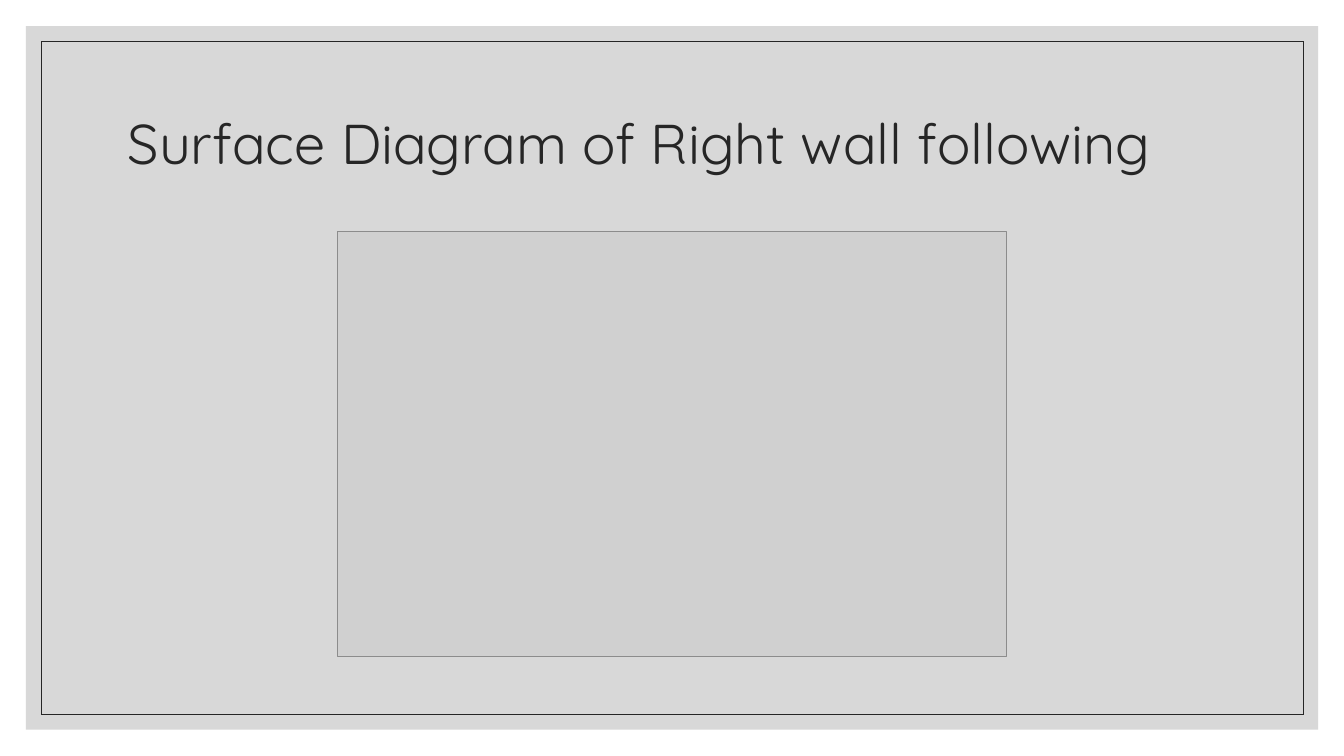
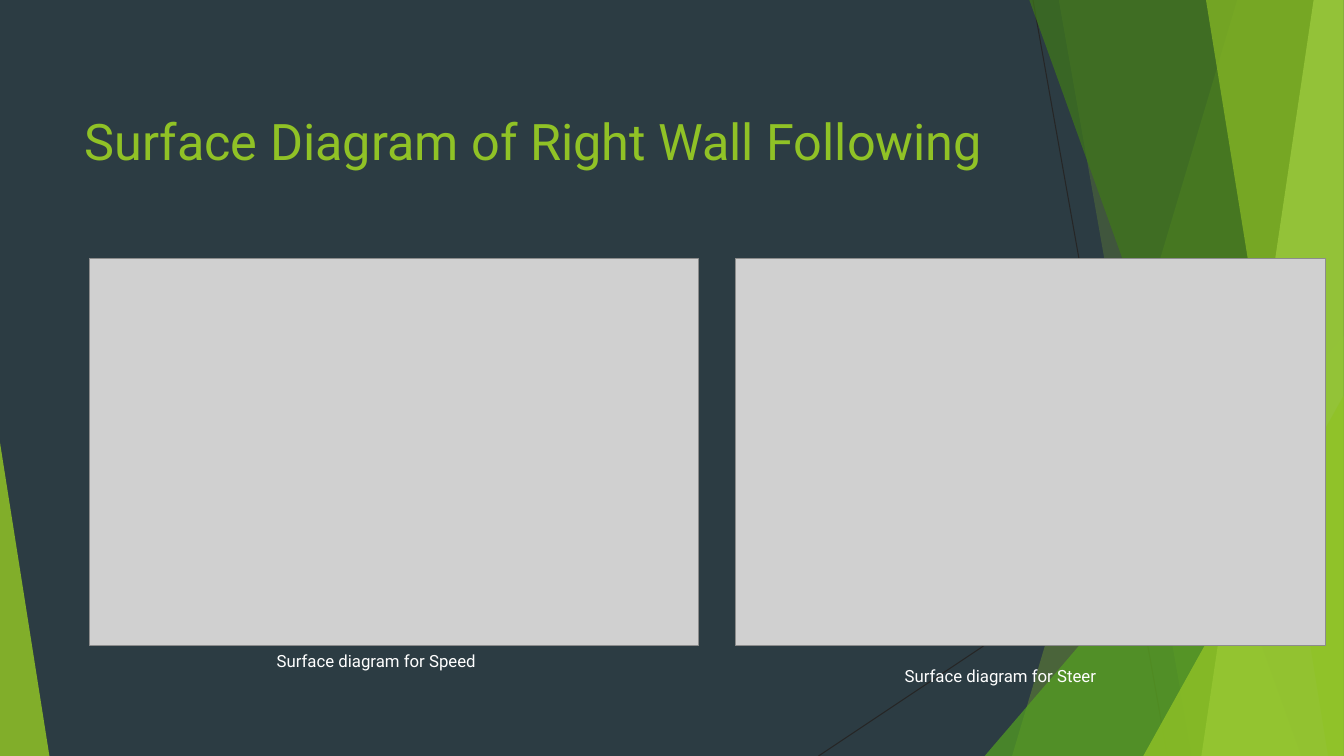
Before and after one commit to kunalgaurav18/FuzzyLogic, a slide deck: slide 9 of Intelligent Systems.pptx. Drawn at 1344x756 pixels with LibreOffice and Linux fonts; fonts in the diff are those of the drawing; grey boxes stand for pictures. Boxes give left, top, right and bottom in pixels: in the first picture for what was removed or moved away, otherwise in the second. Text is boxed around its words. In the diff, an @@ line names an element or a change of style, - is before the commit and + after.

```diff
--- a/Intelligent Systems.pptx
+++ b/Intelligent Systems.pptx
@@ background #FFFFFF to #2C3C43 @@
@@ rectangle removed at (26, 26, 1319, 730) @@
@@ rectangle removed at (41, 41, 1304, 715) @@
@@ title at (85, 122, 983, 171): text changed; size 40 to 36 pt; font Quicksand to Roboto; text colour #262626 to #90C226 @@
-Surface Diagram of Right wall following
+Surface Diagram of Right Wall Following
@@ picture: place and size @@
-picture at (338, 232, 1006, 656)
+picture at (90, 259, 699, 645)
@@ picture added at (736, 259, 1327, 645) @@
@@ group added at (0, 0, 1344, 756): 5 freeform shapes, 3 triangles, 2 lines @@
@@ text added at (277, 654, 476, 671), 12 pt, text #FFFFFF @@
+Surface diagram for Speed
@@ text added at (905, 667, 1096, 687), 12 pt, text #FFFFFF @@
+Surface diagram for Steer
```
Also in this commit, not shown: 8 other slides changed, 6 slides added, 4 slides removed, 4 other files.
